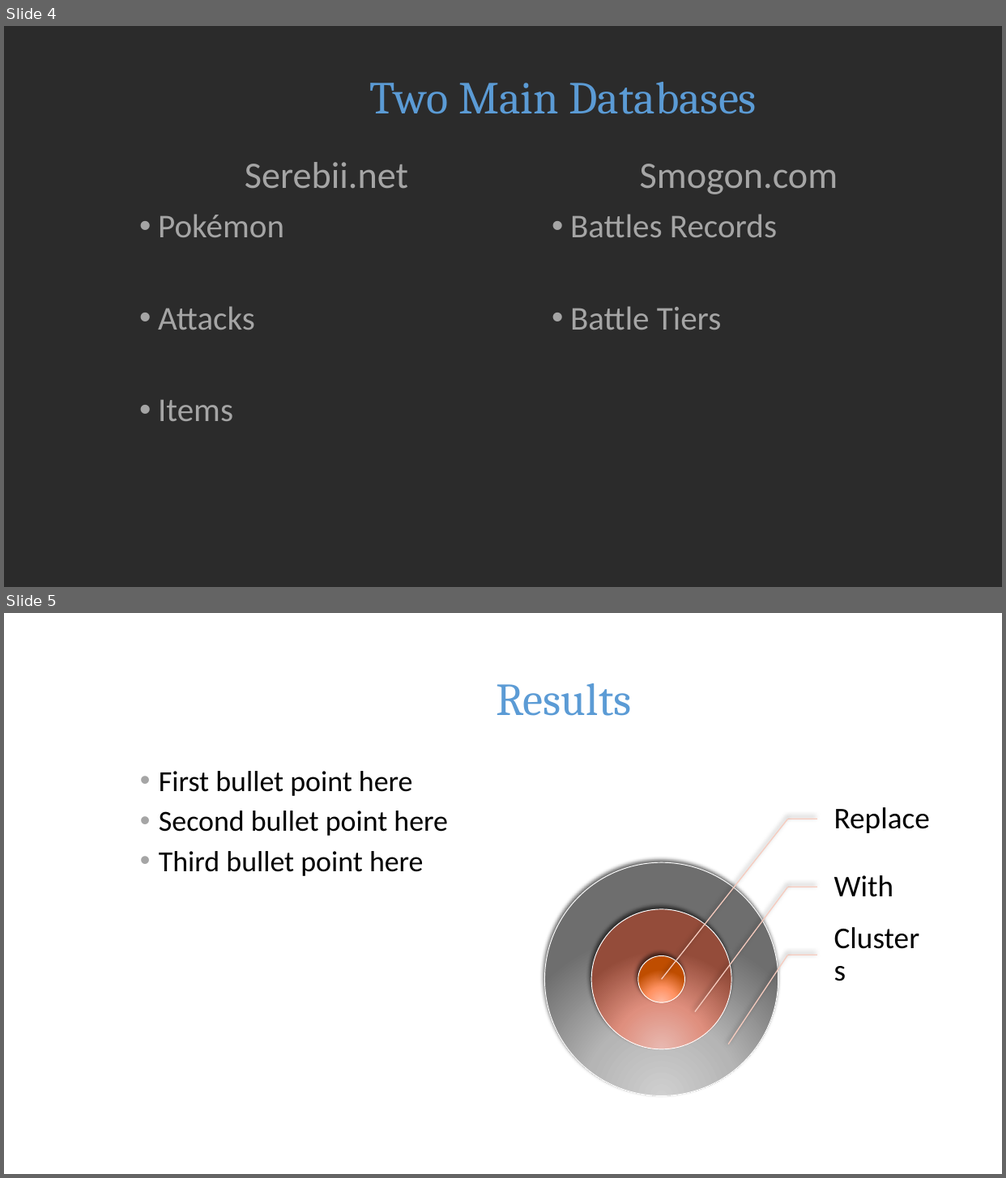
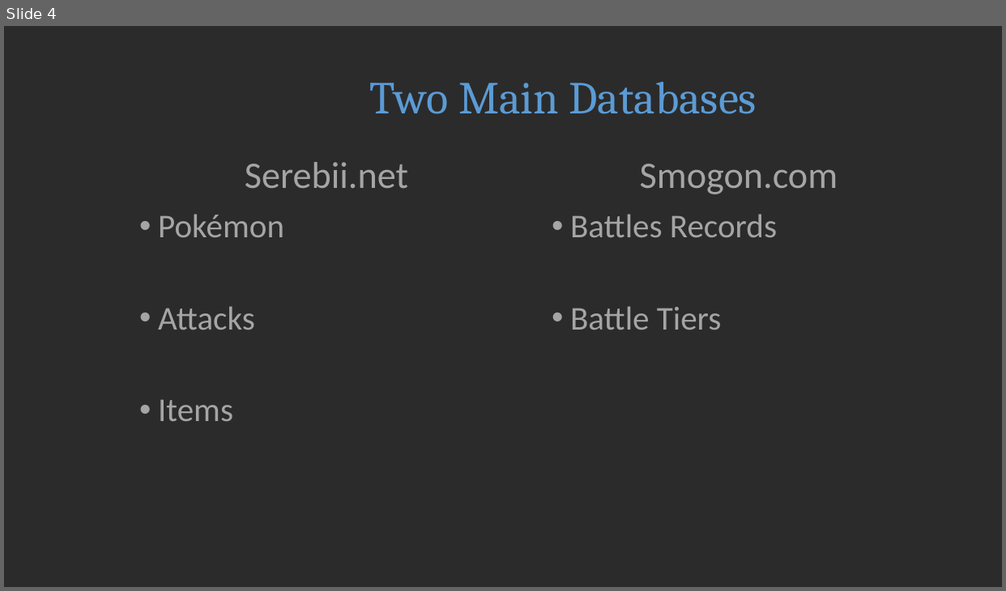
Before and after one commit to k-chen8888/pokemon_matchup, a slide deck: I Choose You.pptx. Shown one above the other, each under a label of ours: slides 4 and 5 before the commit, slide 4 after it. The pictures are 1006x1178 and 1006x591 pixels, drawn with LibreOffice and Linux fonts; fonts in the diff are those of the drawing; background and template pictures are left out; a plain dark background stands for a picture behind light text. Boxes give left, top, right and bottom in pixels: in the first picture for what was removed or moved away, otherwise in the second. Text is boxed around its words. In the diff, an @@ line names an element or a change of style, - is before the commit and + after.

```diff
--- a/I Choose You.pptx
+++ b/I Choose You.pptx
@@ slide 5 removed at box(4, 613, 1002, 1174), background picture (left out) @@
@@ title removed at box(496, 683, 631, 716) @@
-Results
@@ text removed at box(159, 771, 448, 876) @@
-• First bullet point here
-• Second bullet point here
-• Third bullet point here
@@ group removed at box(544, 807, 934, 1097): 6 lines, 3 ellipses, 3 texts @@
-Replace
-With
-Clusters
```
Also in this commit, not shown: 1 slide changed, 2 slides added, 1 other slide removed, 2 other files.
